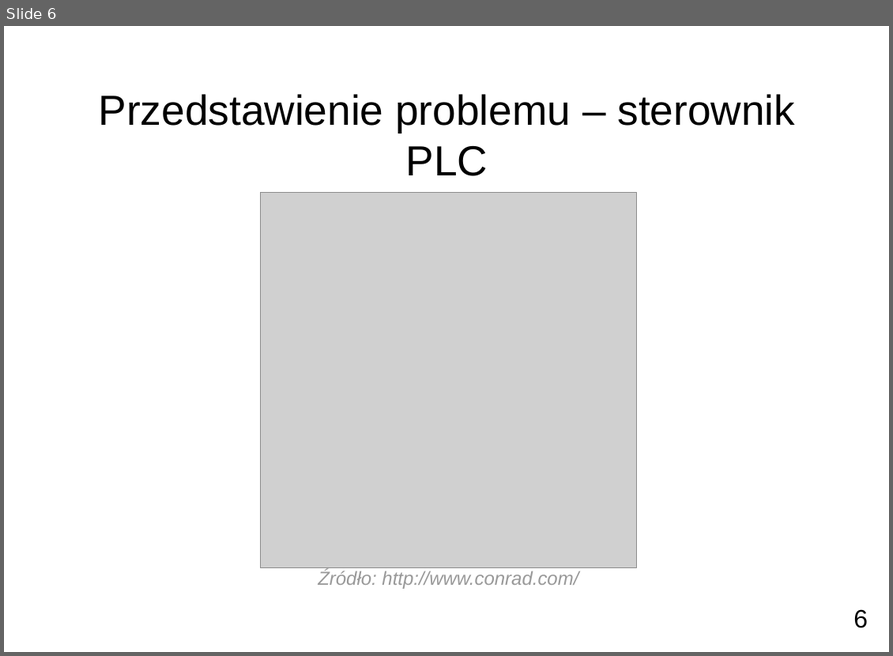
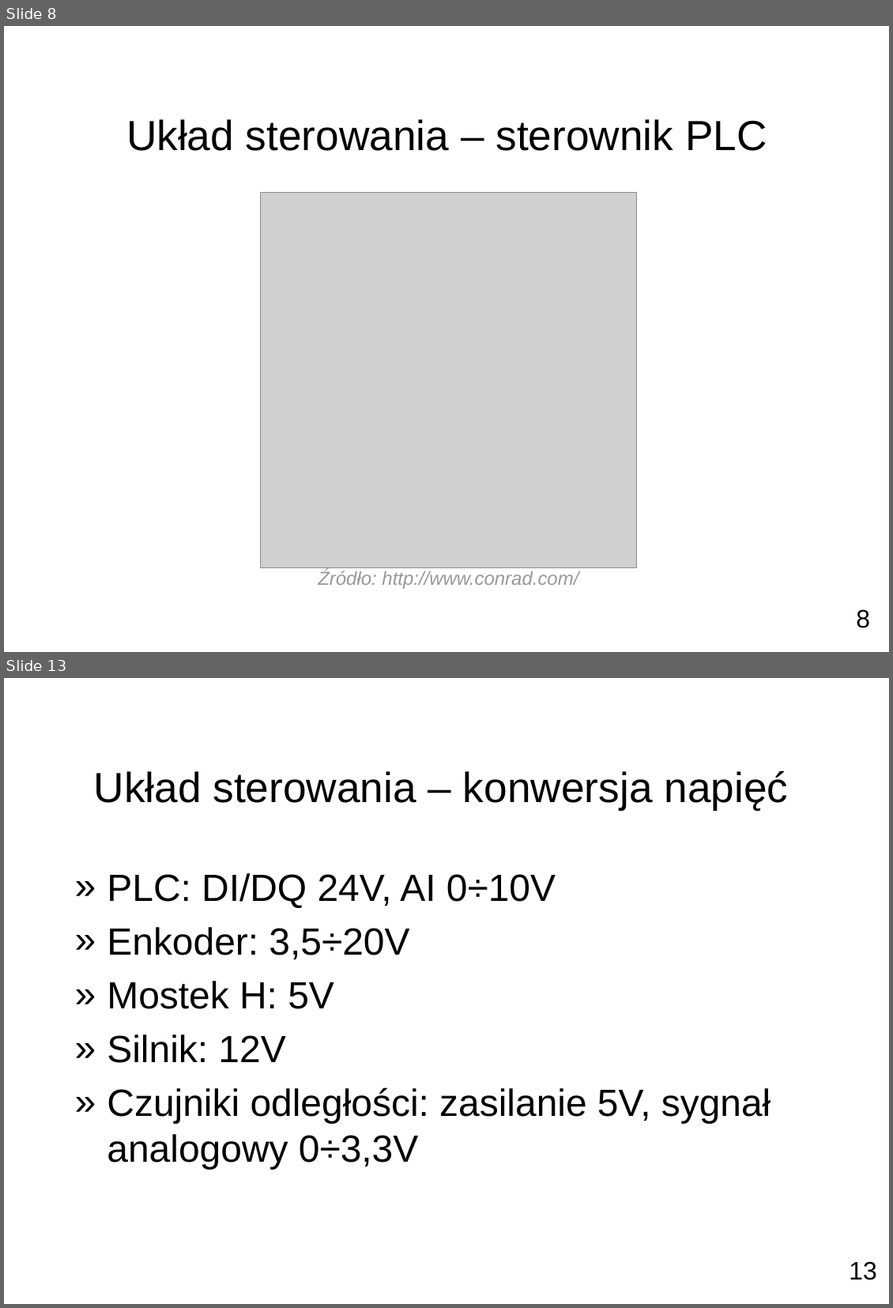
Before and after one commit to pbanaszkiewicz/msc-thesis, a slide deck: presentation/main.odp. Shown one above the other, each under a label of ours: slide 6 before the commit, slides 8 and 13 after it; the slides between them are not shown. The pictures are 893x656 and 893x1308 pixels, drawn with LibreOffice and Linux fonts; fonts in the diff are those of the drawing; grey boxes stand for pictures; background and template pictures are left out. Boxes give left, top, right and bottom in pixels: in the first picture for what was removed or moved away, otherwise in the second. Text is boxed around its words. In the diff, an @@ line names an element or a change of style, - is before the commit and + after.

```diff
--- a/presentation/main.odp
+++ b/presentation/main.odp
@@ slide 13 added at bbox=[4, 678, 889, 1304], background picture (left out) @@
@@ title added at bbox=[94, 770, 788, 811], 40 pt, text #000000 @@
+Układ sterowania – konwersja napięć
@@ text added at bbox=[107, 873, 771, 1169], 36 pt, text #000000 @@
+» PLC: DI/DQ 24V, AI 0÷10V
+» Enkoder: 3,5÷20V
+» Mostek H: 5V
+» Silnik: 12V
+» Czujniki odległości: zasilanie 5V, sygnał analogowy 0÷3,3V
@@ page number added at bbox=[849, 1261, 877, 1280], 24 pt, text #000000 @@
+13
@@ what was slide 6 is now slide 8 @@
@@ slide 8 changed as well @@
@@ title at bbox=[126, 119, 767, 151]: text changed @@
-Przedstawienie problemu – sterownik PLC
+Układ sterowania – sterownik PLC
@@ page number removed at bbox=[853, 609, 867, 628] @@
-6
@@ page number added at bbox=[856, 609, 870, 628], 24 pt, text #000000 @@
+8
```
Also in this commit, not shown: 5 other slides changed, 25 other slides added, 1 slide removed, 32 other files.
